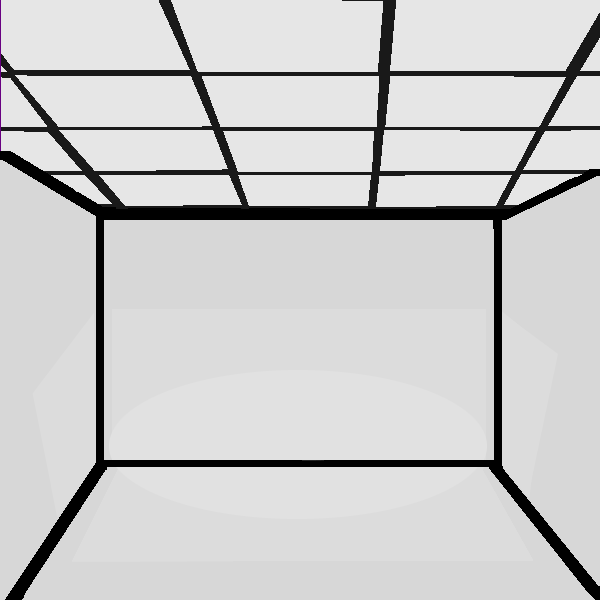
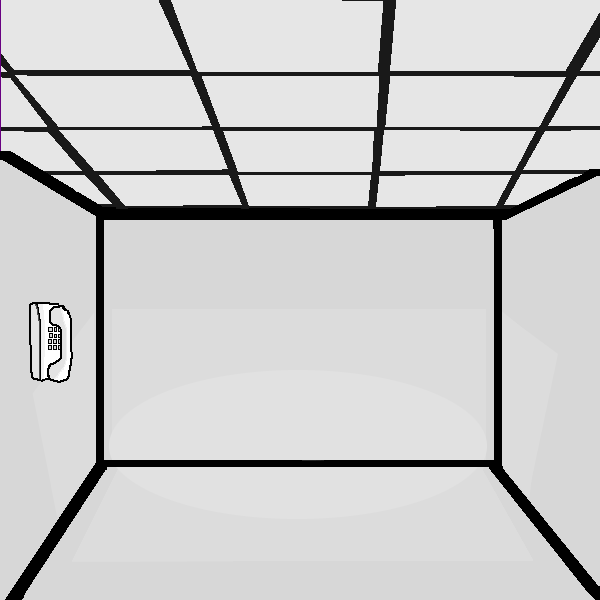
Revision of a layered 600x600 image; what changed, layer by layer:
added layer "Phone" above "Pasted Layer" over left=29, top=302, right=73, bottom=383
